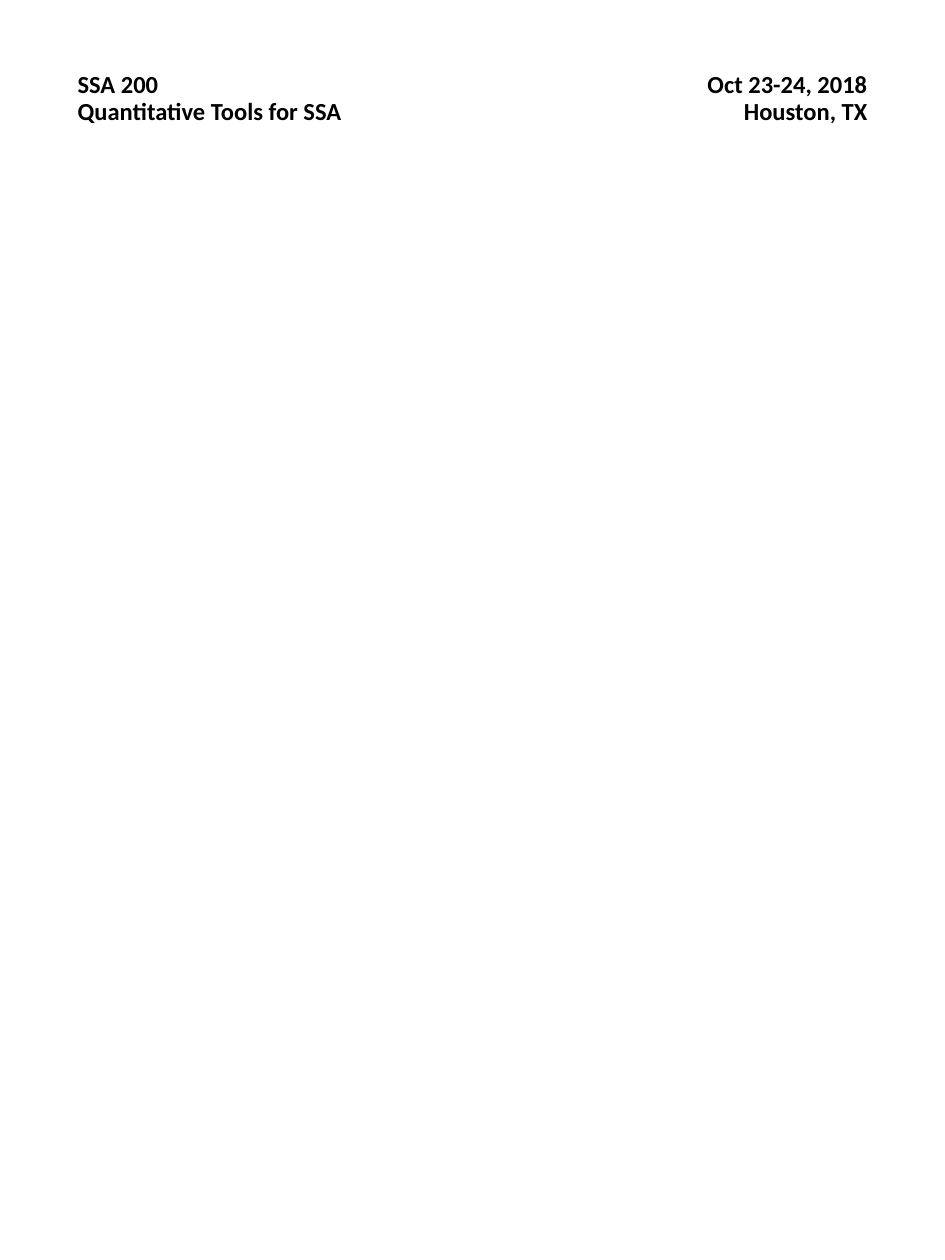
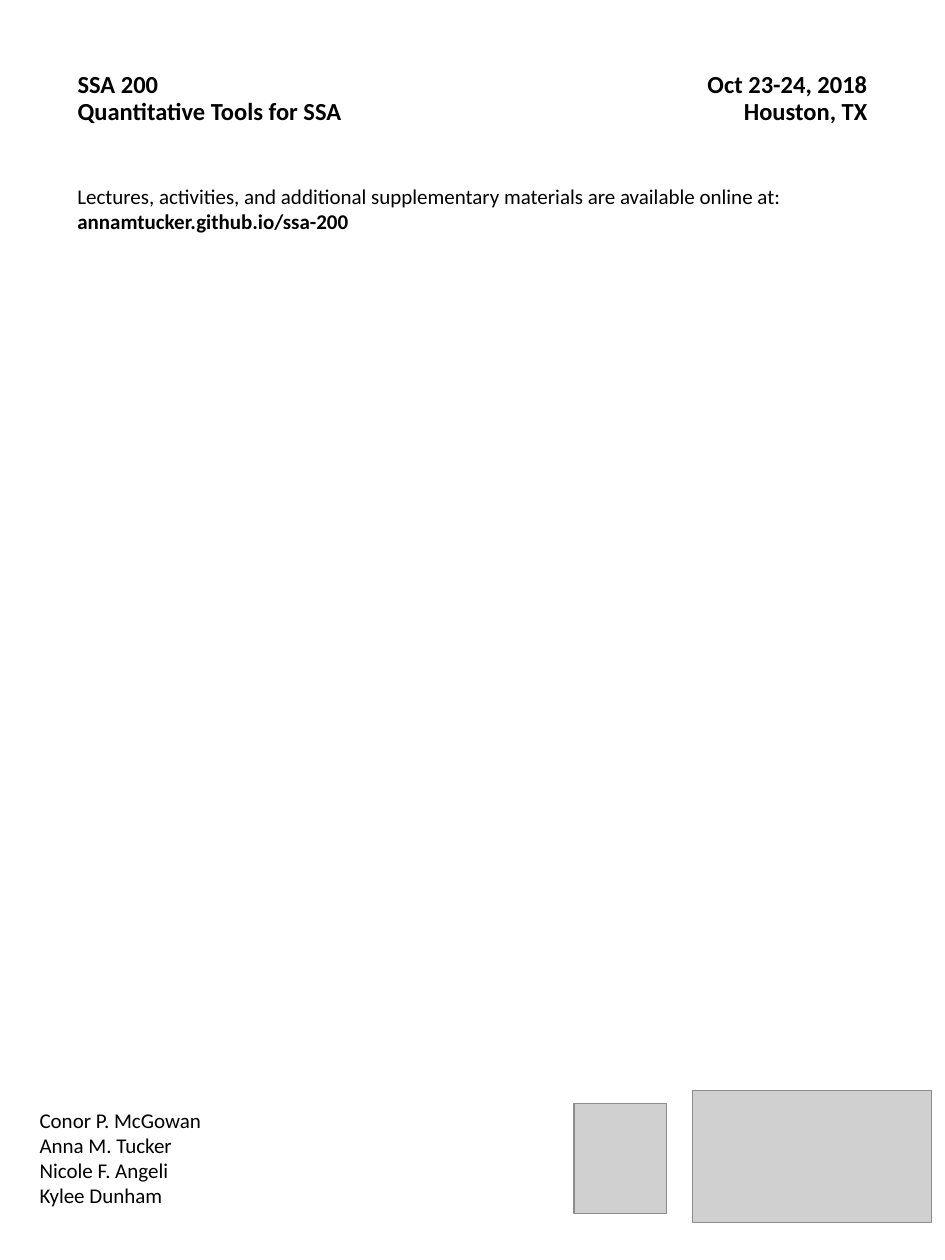
Before and after one commit to ssa200/ssa200.github.io, a slide deck: slide 1 of static/handouts/supplemental-materials.pptx. Drawn at 945x1260 pixels with LibreOffice and Linux fonts; fonts in the diff are those of the drawing; grey boxes stand for pictures. Boxes give left, top, right and bottom in pixels: in the first picture for what was removed or moved away, otherwise in the second. Text is boxed around its words. In the diff, an @@ line names an element or a change of style, - is before the commit and + after.

```diff
--- a/static/handouts/supplemental-materials.pptx
+++ b/static/handouts/supplemental-materials.pptx
@@ text added at (x1=77, y1=189, x2=779, y2=233), 12 pt, text #000000 @@
+Lectures, activities, and additional supplementary materials are available online at: annamtucker.github.io/ssa-200
@@ picture added at (x1=573, y1=1104, x2=667, y2=1215) @@
@@ picture added at (x1=692, y1=1091, x2=931, y2=1223) @@
@@ text added at (x1=40, y1=1114, x2=201, y2=1207), 12 pt, text #000000 @@
+Conor P. McGowan
+Anna M. Tucker
+Nicole F. Angeli
+Kylee Dunham
```
Also in this commit, not shown: 5 other slides changed, 1 slide added, 3 slides removed, 4 other files.
